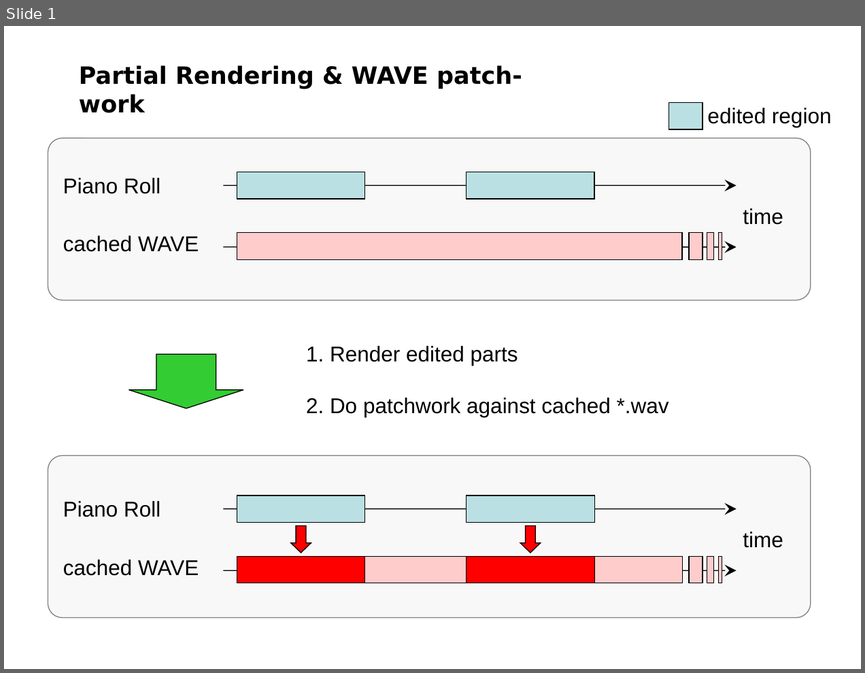
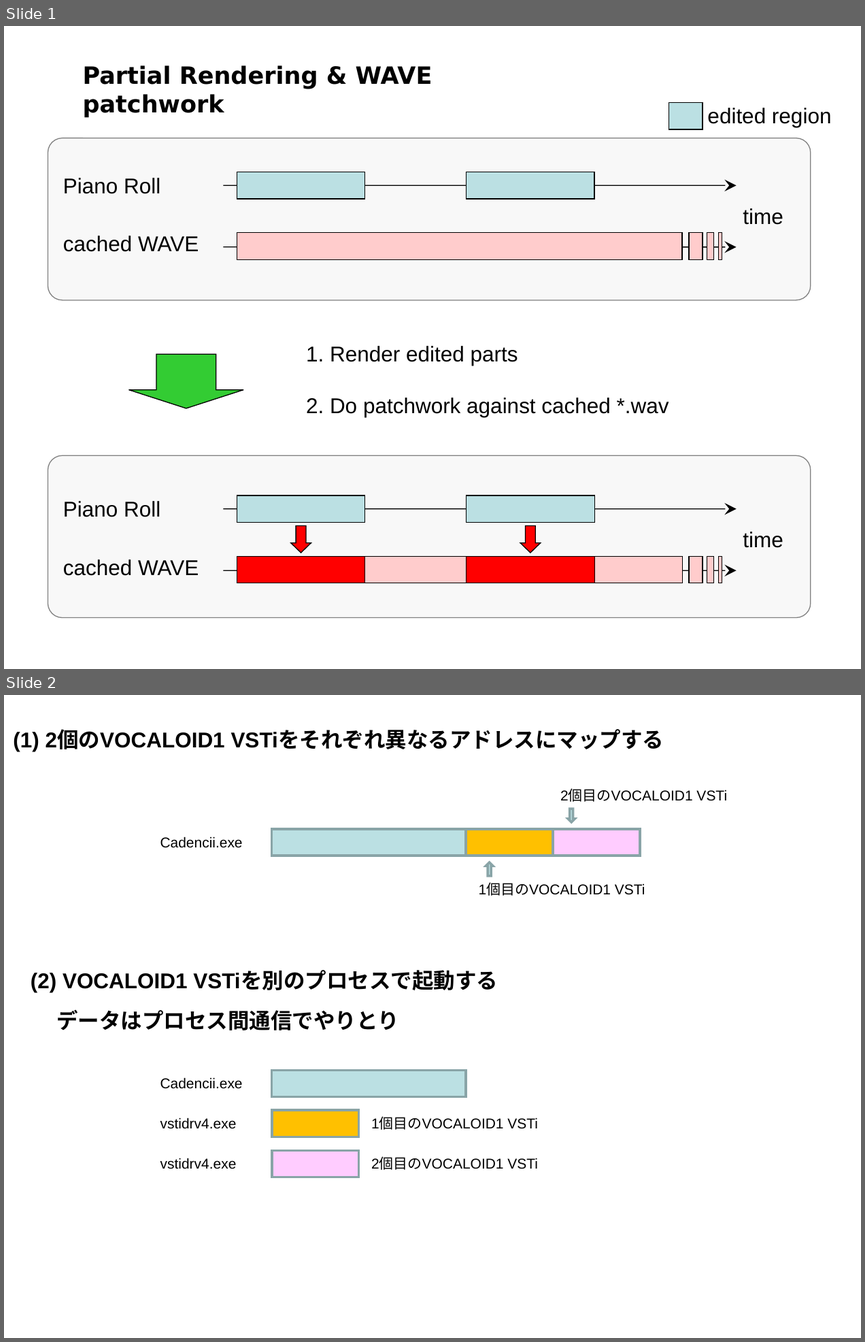
Before and after one commit to cadencii/cadencii, a slide deck: rendering_system_of_cadencii.ppt. Shown one above the other, each under a label of ours: slide 1 before the commit, slides 1 and 2 after it. The pictures are 865x673 and 865x1342 pixels, drawn with LibreOffice and Linux fonts; fonts in the diff are those of the drawing. Boxes give left, top, right and bottom in pixels: in the first picture for what was removed or moved away, otherwise in the second. Text is boxed around its words. In the diff, an @@ line names an element or a change of style, - is before the commit and + after.

```diff
--- a/rendering_system_of_cadencii.ppt
+++ b/rendering_system_of_cadencii.ppt
@@ slide 2 added at [4,695,861,1338], background #FFFFFF @@
@@ text added at [13,730,664,751], 18 pt, text #000000, bold @@
+(1) 2個のVOCALOID1 VSTiをそれぞれ異なるアドレスにマップする
@@ text added at [560,789,727,802], 12 pt, text #000000 @@
+2個目のVOCALOID1 VSTi
@@ up arrow added at [568,809,575,823], fill #BBE0E3, outline #89A4A7 2.01 pt @@
@@ text added at [160,836,243,848], 12 pt, text #000000 @@
+Cadencii.exe
@@ rectangle added at [272,829,466,855], fill #BBE0E3, outline #89A4A7 2.01 pt @@
@@ rectangle added at [466,829,553,855], fill #FFC000, outline #89A4A7 2.01 pt @@
@@ rectangle added at [553,829,640,855], fill #FFCCFF, outline #89A4A7 2.01 pt @@
@@ up arrow added at [486,862,493,876], fill #BBE0E3, outline #89A4A7 2.01 pt @@
@@ text added at [479,883,645,896], 12 pt, text #000000 @@
+1個目のVOCALOID1 VSTi
@@ text added at [31,971,498,992], 18 pt, text #000000, bold @@
+(2) VOCALOID1 VSTiを別のプロセスで起動する
@@ text added at [56,1009,399,1030], 18 pt, text #000000, bold @@
+データはプロセス間通信でやりとり
@@ text added at [160,1077,243,1089], 12 pt, text #000000 @@
+Cadencii.exe
@@ rectangle added at [272,1070,466,1097], fill #BBE0E3, outline #89A4A7 2.01 pt @@
@@ text added at [160,1117,237,1129], 12 pt, text #000000 @@
+vstidrv4.exe
@@ rectangle added at [272,1110,360,1136], fill #FFC000, outline #89A4A7 2.01 pt @@
@@ text added at [371,1117,538,1130], 12 pt, text #000000 @@
+1個目のVOCALOID1 VSTi
@@ text added at [160,1157,237,1169], 12 pt, text #000000 @@
+vstidrv4.exe
@@ rectangle added at [272,1150,360,1176], fill #FFCCFF, outline #89A4A7 2.01 pt @@
@@ text added at [371,1157,538,1170], 12 pt, text #000000 @@
+2個目のVOCALOID1 VSTi
@@ slide 1 changed as well @@
@@ text at [83,65,432,118]: text changed @@
-Partial Rendering & WAVE patch-work
+Partial Rendering & WAVE patchwork
```
Also in this commit, not shown: 1 slide removed, 1 other file.
